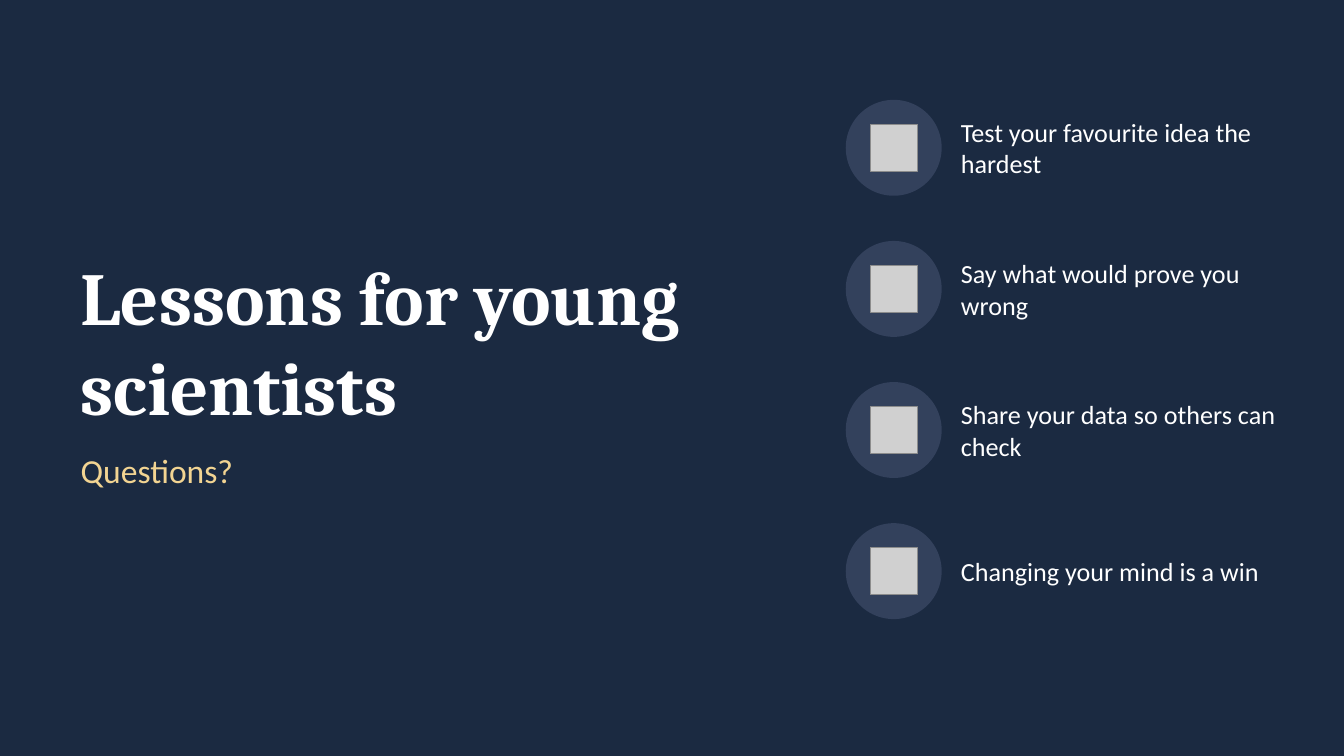
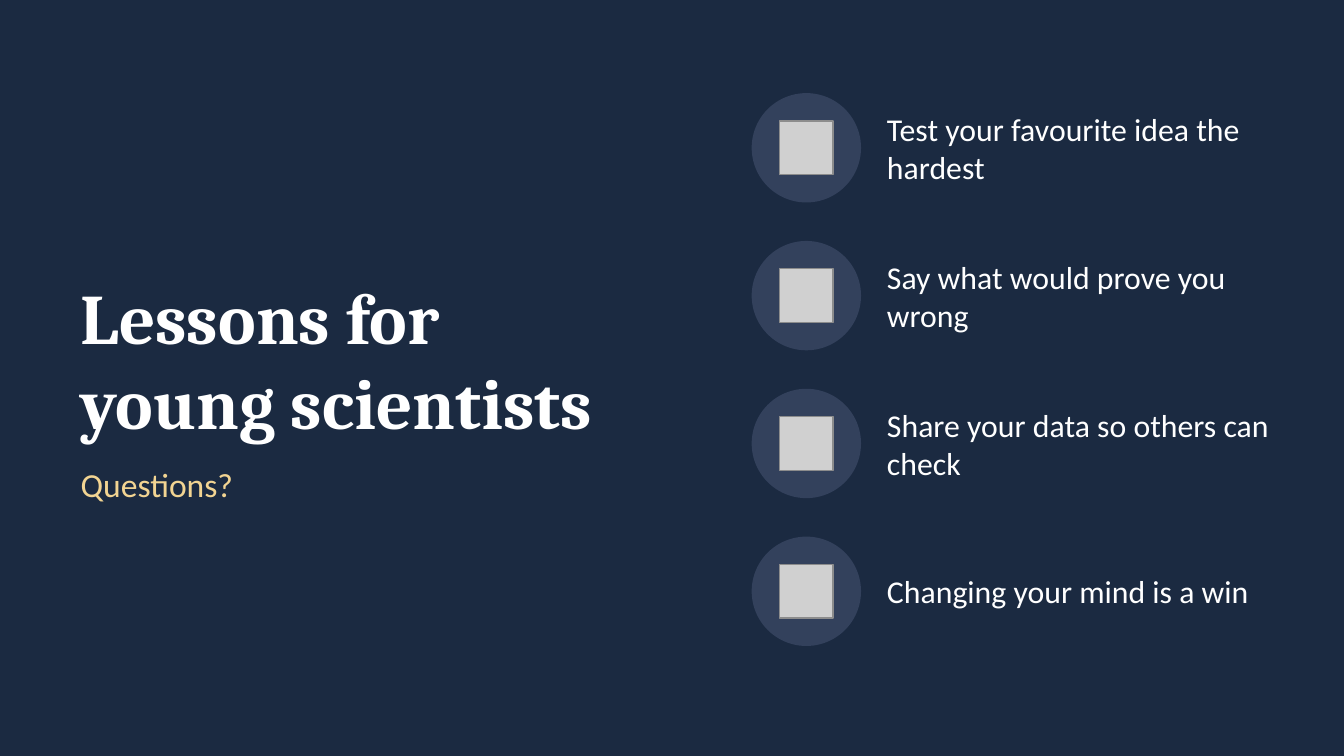
Before and after one commit to Hassanforeman/subsurface-sar-tomo, a slide deck: slide 12 of docs/outreach/Radar_and_the_Pyramids_Year9.pptx (slide 11 before the commit). Drawn at 1344x756 pixels with LibreOffice and Linux fonts; fonts in the diff are those of the drawing; grey boxes stand for pictures. Boxes give left, top, right and bottom in pixels: in the first picture for what was removed or moved away, otherwise in the second. Text is boxed around its words. In the diff, an @@ line names an element or a change of style, - is before the commit and + after.

```diff
--- a/docs/outreach/Radar_and_the_Pyramids_Year9.pptx
+++ b/docs/outreach/Radar_and_the_Pyramids_Year9.pptx
@@ ellipse: place and size @@
-ellipse at [847,101,941,195]
+ellipse at [753,94,860,202]
@@ text "Test your favourite idea the ...": place and size @@
-text "Test your favourite idea the ..." at [961,124,1251,173]
+text "Test your favourite idea the ..." at [887,119,1239,180]
@@ title "Lessons for young scientists": place and size @@
-title "Lessons for young scientists" at [81,272,679,416]
+title "Lessons for young scientists" at [81,293,592,444]
@@ title "Lessons for young scientists" at [81,293,592,444]: size 40 to 38 pt @@
@@ picture: place and size @@
-picture at [870,125,917,172]
+picture at [780,121,833,175]
@@ ellipse: place and size @@
-ellipse at [847,242,941,336]
+ellipse at [753,242,860,349]
@@ picture: place and size @@
-picture at [870,266,917,313]
+picture at [780,269,833,323]
@@ text "Say what would prove you ...": place and size @@
-text "Say what would prove you ..." at [961,265,1239,320]
+text "Say what would prove you ..." at [887,267,1225,333]
@@ ellipse: place and size @@
-ellipse at [847,383,941,477]
+ellipse at [753,390,860,497]
@@ picture: place and size @@
-picture at [870,406,917,453]
+picture at [780,417,833,470]
@@ text "Share your data so others ...": place and size @@
-text "Share your data so others ..." at [961,406,1275,456]
+text "Share your data so others ..." at [887,415,1269,476]
@@ text "Questions?": place and size @@
-text "Questions?" at [81,460,233,488]
+text "Questions?" at [81,474,233,502]
@@ ellipse: place and size @@
-ellipse at [847,524,941,618]
+ellipse at [753,538,860,645]
@@ size 14 to 17 pt in 4 elements at [887,119,1239,180], [887,267,1225,333], [887,415,1269,476], [887,581,1249,609] @@
@@ text "Changing your mind is a ...": place and size @@
-text "Changing your mind is a ..." at [961,563,1258,586]
+text "Changing your mind is a ..." at [887,581,1249,609]
@@ picture: place and size @@
-picture at [870,548,917,595]
+picture at [780,564,833,618]
```
Also in this commit, not shown: 8 other slides changed, 3 slides added, 2 slides removed, 6 other files.
